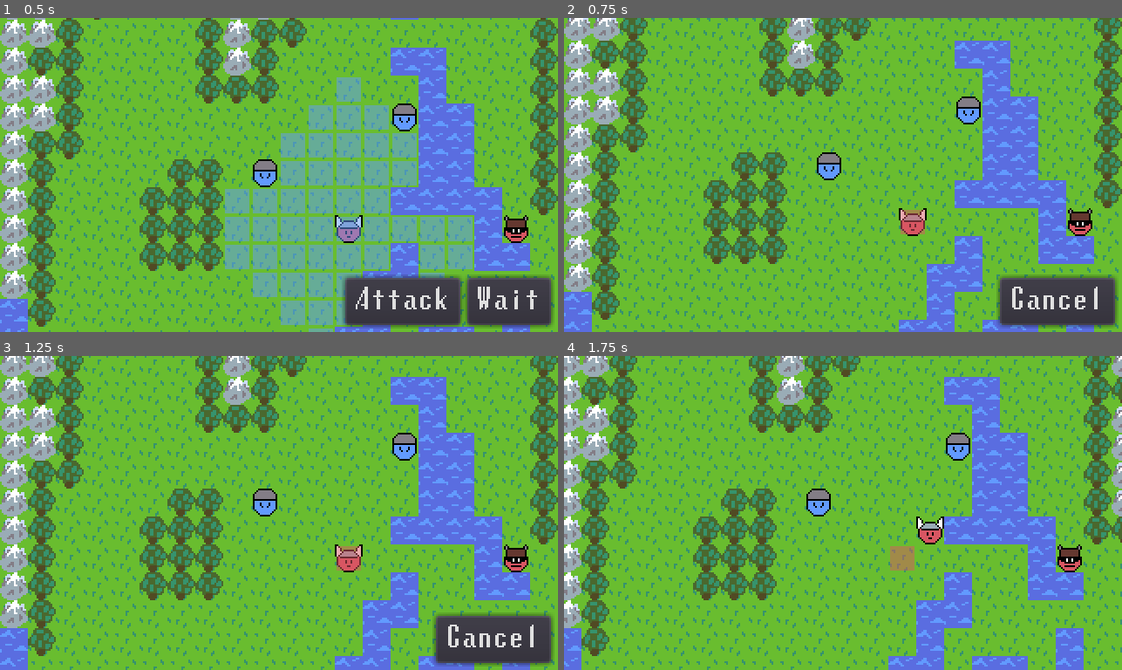
Above: before the commit, frames 1-4 (two rows, left to right).
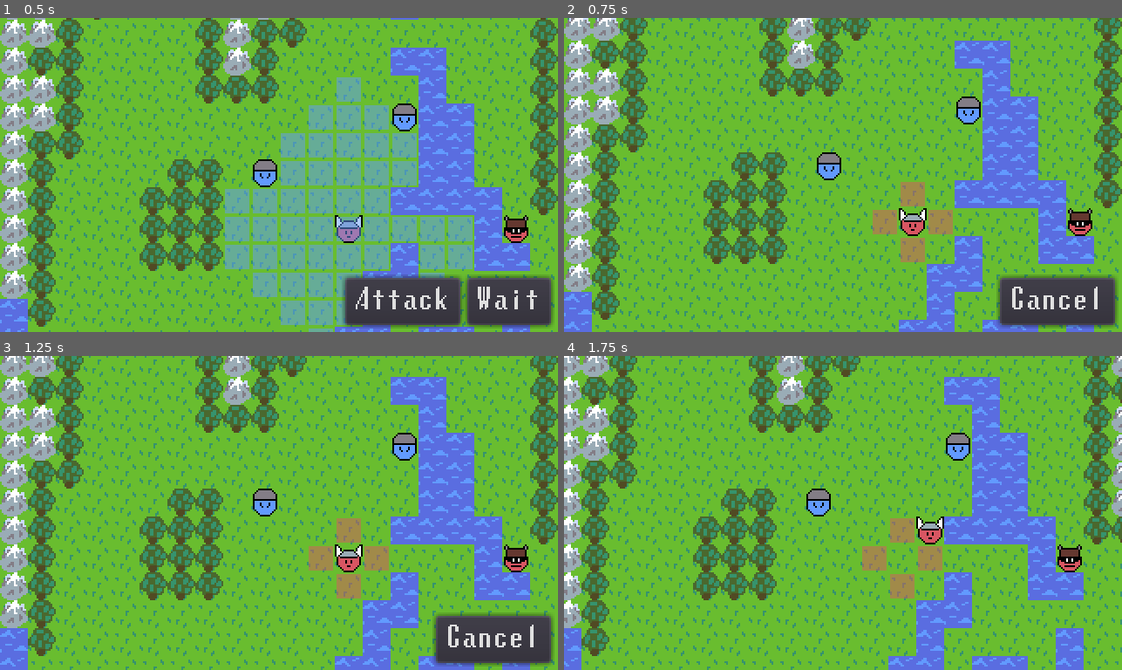
Above: after the commit, the same moments.

Repository: AaronWizard/LegendsOfMajesticSteel
Game: Godot game, scene res://src/game/Game.tscn
The game is run twice, just before and just after one commit, with the same random seed, the same clock (stepped at 60 frames per second) and the same inputs.
Inputs (mouse positions are in pixels of both pictures, inside the frame that each line leads up to):
- Up to frame 1 (0.5 s): no input
- Up to frame 2 (0.75 s): click "Attack" at 0.5 s
- Up to frame 3 (1.25 s): no input
- Up to frame 4 (1.75 s): tap Enter at 1.25 s; move the mouse to (965, 497) at 1.27 s; click (965, 497) at 1.42 s

Frame 1 is identical in both runs. In frame 2, 1.6% of the frame differs, in the area x 55-70%, y 52-78%; in frame 3, 1.6%; in frame 4, 1.7%, in the area x 53-68%, y 51-78%.

Commit message:
Attack ability

Diff:
--- a/project.godot
+++ b/project.godot
@@ -33,6 +33,11 @@
 "class": "Actor",
 "language": "GDScript",
 "path": "res://src/actors/Actor.gd"
+}, {
+"base": "Ability",
+"class": "Attack",
+"language": "GDScript",
+"path": "res://src/abilities/Attack.gd"
 }, {
 "base": "CanvasLayer",
 "class": "BattleGUI",
@@ -89,6 +94,11 @@
 "language": "GDScript",
 "path": "res://src/actors/Stats.gd"
 }, {
+"base": "Reference",
+"class": "TileGeometry",
+"language": "GDScript",
+"path": "res://src/maps/TileGeometry.gd"
+}, {
 "base": "Node",
 "class": "TileProperties",
 "language": "GDScript",
@@ -110,6 +120,7 @@
 "AbilityAction": "",
 "Action": "",
 "Actor": "",
+"Attack": "",
 "BattleGUI": "",
 "BattleStats": "",
 "BreadthFirstSearch": "",
@@ -121,6 +132,7 @@
 "Move": "",
 "Player": "",
 "Stats": "",
+"TileGeometry": "",
 "TileProperties": "",
 "TilePropertiesSet": "",
 "TurnManager": ""
--- /dev/null
+++ b/src/abilities/Attack.gd
@@ -0,0 +1,26 @@
+class_name Attack
+extends Ability
+
+export var min_dist: int = 1
+export var max_dist: int = 1
+
+
+func get_range(source_cell: Vector2) -> Array:
+	return TileGeometry.cells_in_range(source_cell, min_dist, max_dist)
+
+
+func get_valid_targets(source_cell: Vector2) -> Array:
+	var targets := []
+
+	var ability_range := get_range(source_cell)
+	for c in ability_range:
+		var cell: Vector2 = c
+		var other_actor := get_map().get_actor_on_cell(cell)
+		if other_actor and (other_actor.faction != get_actor().faction):
+			targets.append(cell)
+
+	return targets
+
+
+func start(target: Vector2) -> void:
+	emit_signal("finished")
--- a/src/actors/Actor.tscn
+++ b/src/actors/Actor.tscn
@@ -4,7 +4,7 @@
 [ext_resource path="res://src/actors/Stats.gd" type="Script" id=2]
 [ext_resource path="res://src/actors/BattleStats.gd" type="Script" id=3]
 [ext_resource path="res://resources/animations/actor_move_step.tres" type="Animation" id=4]
-[ext_resource path="res://src/abilities/Ability.gd" type="Script" id=5]
+[ext_resource path="res://src/abilities/Attack.gd" type="Script" id=5]
 
 [node name="Actor" type="Node2D"]
 script = ExtResource( 1 )
--- /dev/null
+++ b/src/maps/TileGeometry.gd
@@ -0,0 +1,19 @@
+class_name TileGeometry
+
+static func cells_in_range(source: Vector2, min_dist: int, max_dist: int) \
+		-> Array:
+	var result := []
+
+	for i in range(min_dist, max_dist + 1):
+		result.append(Vector2(0, -i) + source) # North
+		result.append(Vector2(i, 0) + source) # East
+		result.append(Vector2(0, i) + source) # South
+		result.append(Vector2(-i, 0) + source) # West
+
+		for j in range(1, i):
+			result.append(Vector2(j, j - i) + source) # NE quadrant
+			result.append(Vector2(j, i - j) + source) # SE quadrant
+			result.append(Vector2(-j, i - j) + source) # SW quadrant
+			result.append(Vector2(-j, j - i) + source) # NW quadrant
+
+	return result
